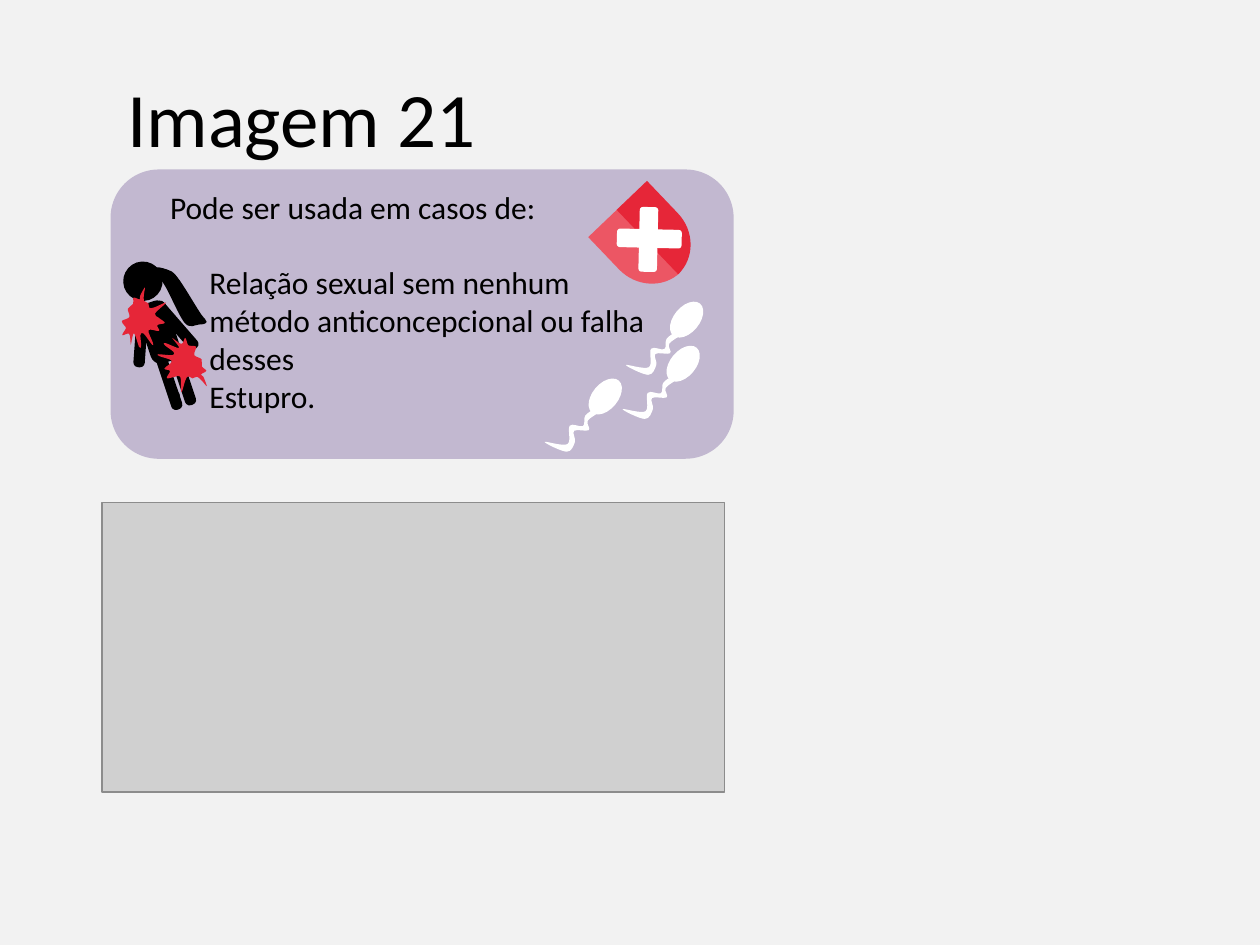
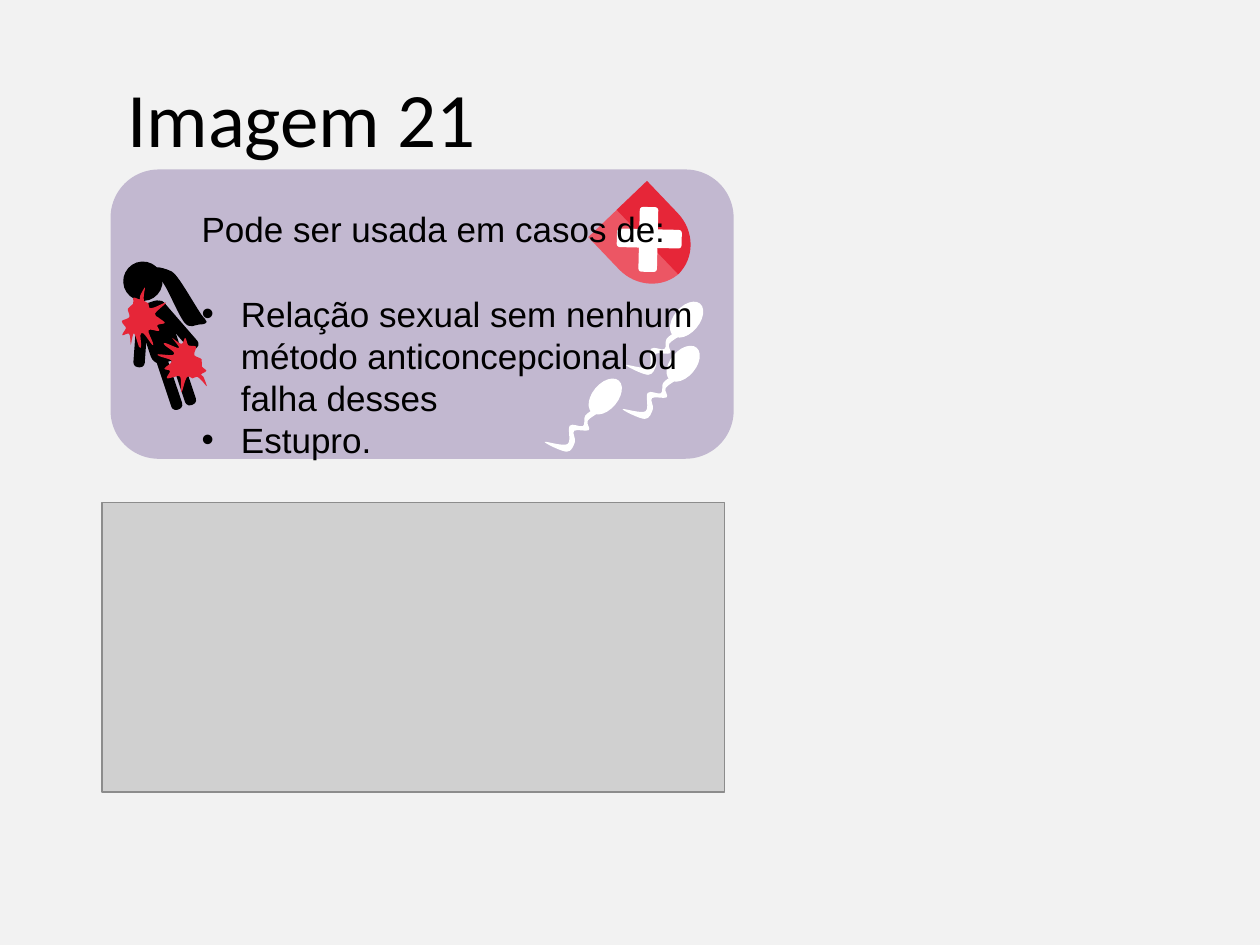
Before and after one commit to gustavogitzel/Discussex, a slide deck: slide 19 of Rascunhos/Imagens PrevContracep.pptx. Drawn at 1260x945 pixels with LibreOffice and Linux fonts; fonts in the diff are those of the drawing; grey boxes stand for pictures. Boxes give left, top, right and bottom in pixels: in the first picture for what was removed or moved away, otherwise in the second. Text is boxed around its words. In the diff, an @@ line names an element or a change of style, - is before the commit and + after.

```diff
--- a/Rascunhos/Imagens PrevContracep.pptx
+++ b/Rascunhos/Imagens PrevContracep.pptx
@@ text "Pode ser usada em casos ...": place and size @@
-text "Pode ser usada em casos ..." at (170, 197, 644, 413)
+text "Pode ser usada em casos ..." at (202, 214, 693, 412)
@@ text "Pode ser usada em casos ..." at (202, 214, 693, 412): size 18 to 20 pt, font Calibri to Arial @@
```
Also in this commit, not shown: 1 other slide changed, 1 other file.
